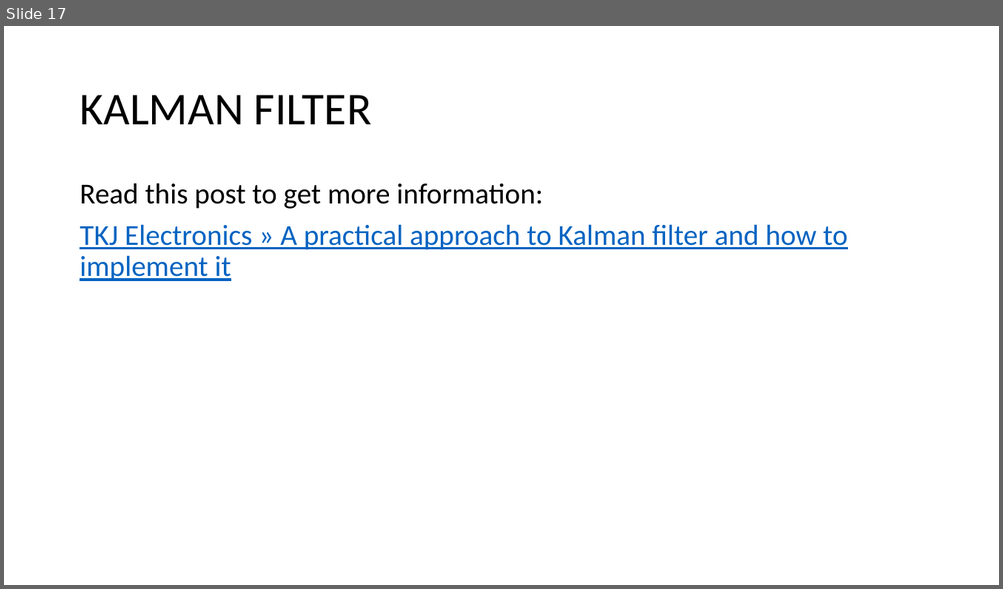
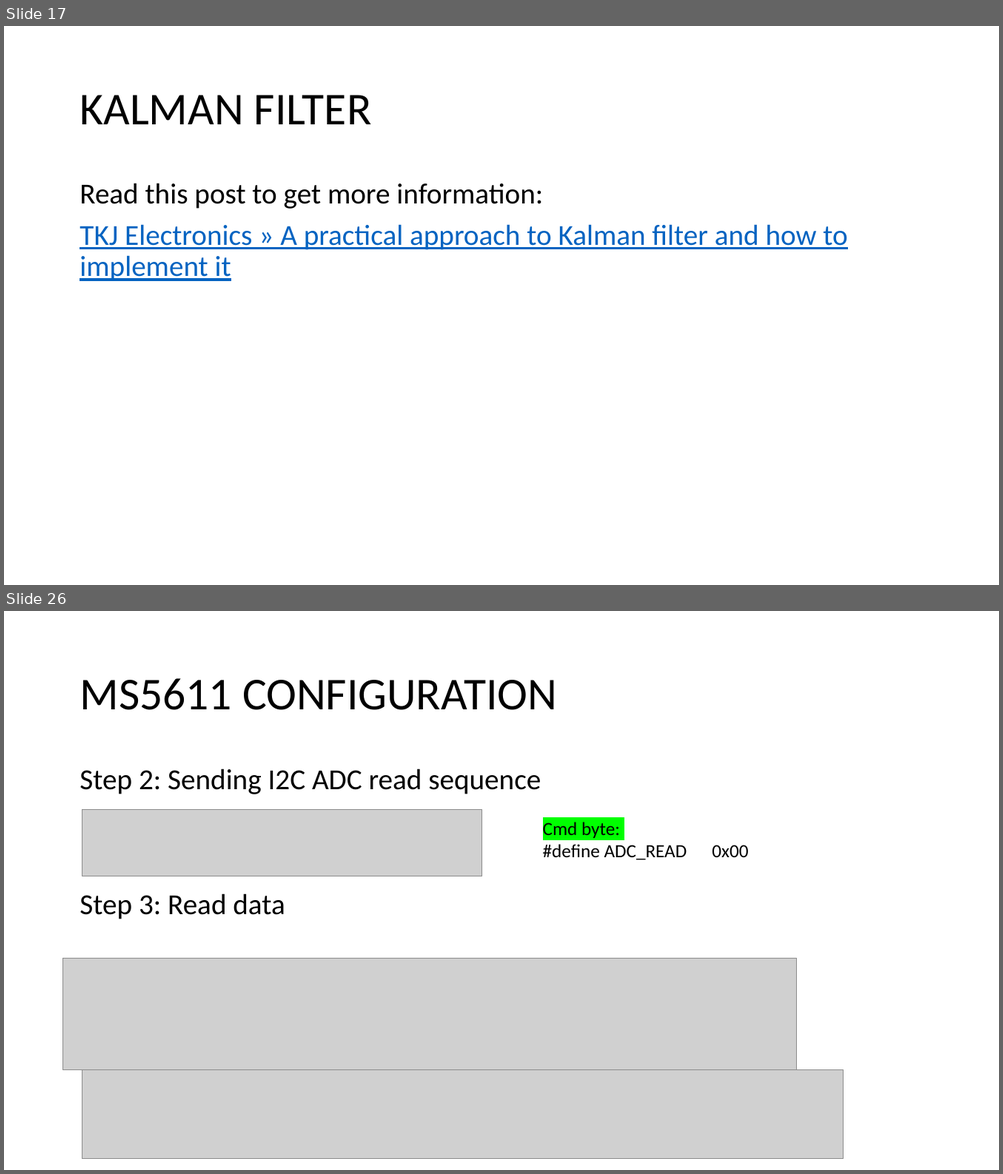
Before and after one commit to HIDER-ROOT/GY-86-for-raspi, a slide deck: Theory.pptx. Shown one above the other, each under a label of ours: slide 17 before the commit, slides 17 and 26 after it; the slides between them are not shown. The pictures are 1003x589 and 1003x1174 pixels, drawn with LibreOffice and Linux fonts; fonts in the diff are those of the drawing; grey boxes stand for pictures. Boxes give left, top, right and bottom in pixels: in the first picture for what was removed or moved away, otherwise in the second. Text is boxed around its words. In the diff, an @@ line names an element or a change of style, - is before the commit and + after.

```diff
--- a/Theory.pptx
+++ b/Theory.pptx
@@ slide 26 added at <box>4,611,999,1170</box>, background #FFFFFF @@
@@ title added at <box>79,678,557,710</box>, 44 pt, text #000000 @@
+MS5611 CONFIGURATION
@@ text added at <box>79,769,540,920</box>, 28 pt, text #000000 @@
+Step 2: Sending I2C ADC read sequence
+Step 3: Read data
@@ picture added at <box>82,810,482,877</box> @@
@@ text added at <box>543,822,748,860</box>, 18 pt, text #000000 @@
+Cmd byte:
+#define ADC_READ 0x00
@@ picture added at <box>63,959,797,1070</box> @@
@@ picture added at <box>82,1070,843,1159</box> @@
```
Also in this commit, not shown: 10 other slides added, 2 other files.
